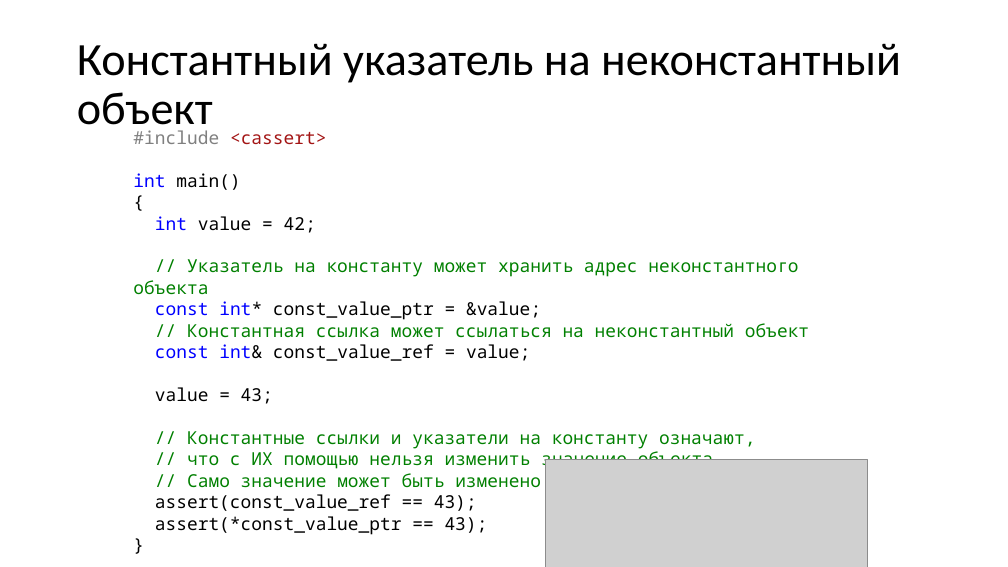
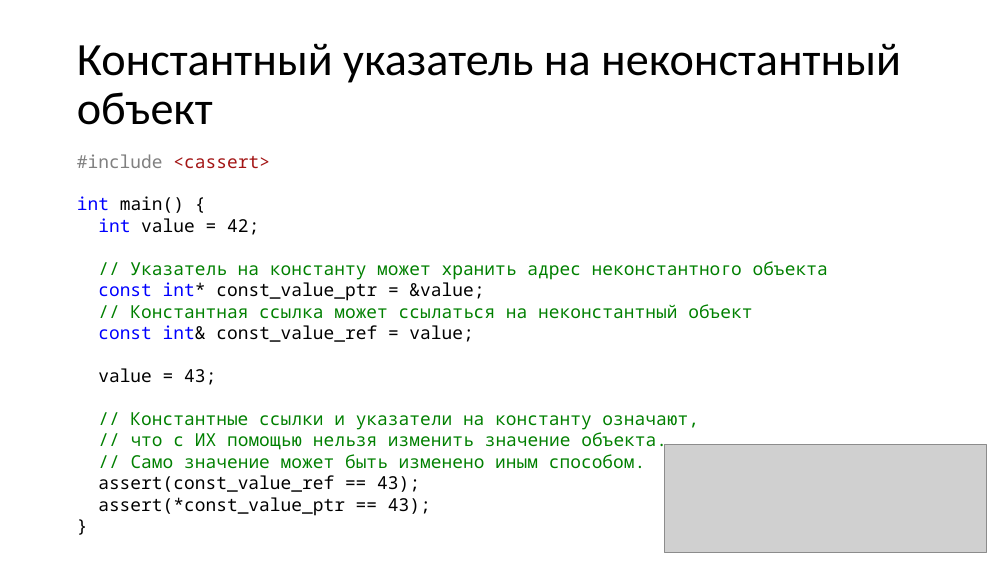
Before and after one commit to alexey-malov/oop, a slide deck: slide 26 of lectures/05/Указатели и динамическая память.pptx (slide 23 before the commit). Drawn at 1008x567 pixels with LibreOffice and Linux fonts; fonts in the diff are those of the drawing; grey boxes stand for pictures. Boxes give left, top, right and bottom in pixels: in the first picture for what was removed or moved away, otherwise in the second. Text is boxed around its words. In the diff, an @@ line names an element or a change of style, - is before the commit and + after.

```diff
--- a/lectures/05/Указатели и динамическая память.pptx
+++ b/lectures/05/Указатели и динамическая память.pptx
@@ text "#include <cassert>": place and size @@
-text "#include <cassert>" at bbox=[133, 130, 809, 535]
+text "#include <cassert>" at bbox=[77, 154, 828, 516]
@@ text at bbox=[77, 196, 184, 213]: text changed @@
-int main()
-{
+int main() {
@@ picture: place and size @@
-picture at bbox=[546, 460, 867, 567]
+picture at bbox=[665, 445, 986, 552]
```
Also in this commit, not shown: 9 other slides changed, 6 slides added, 1 other file.
